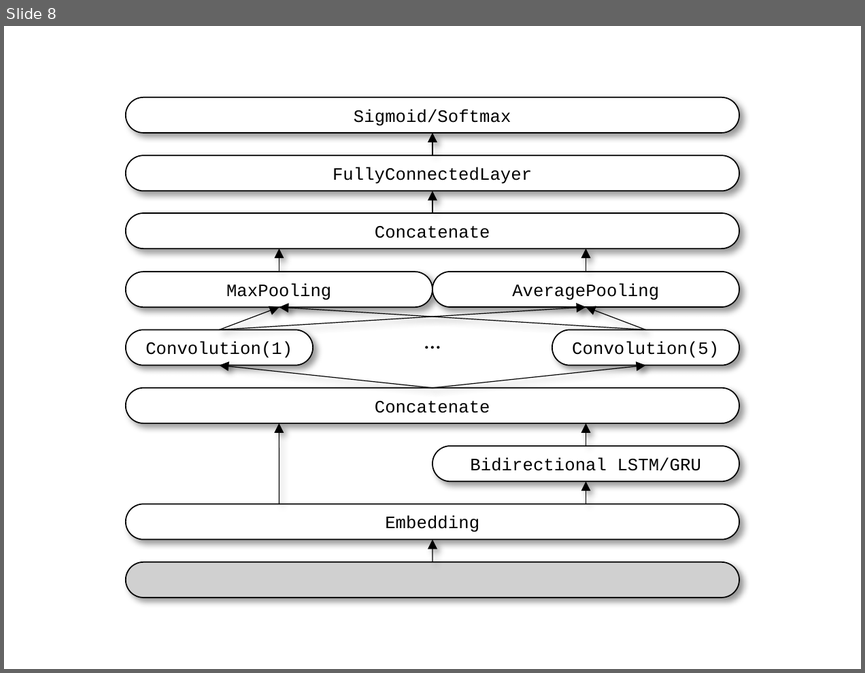
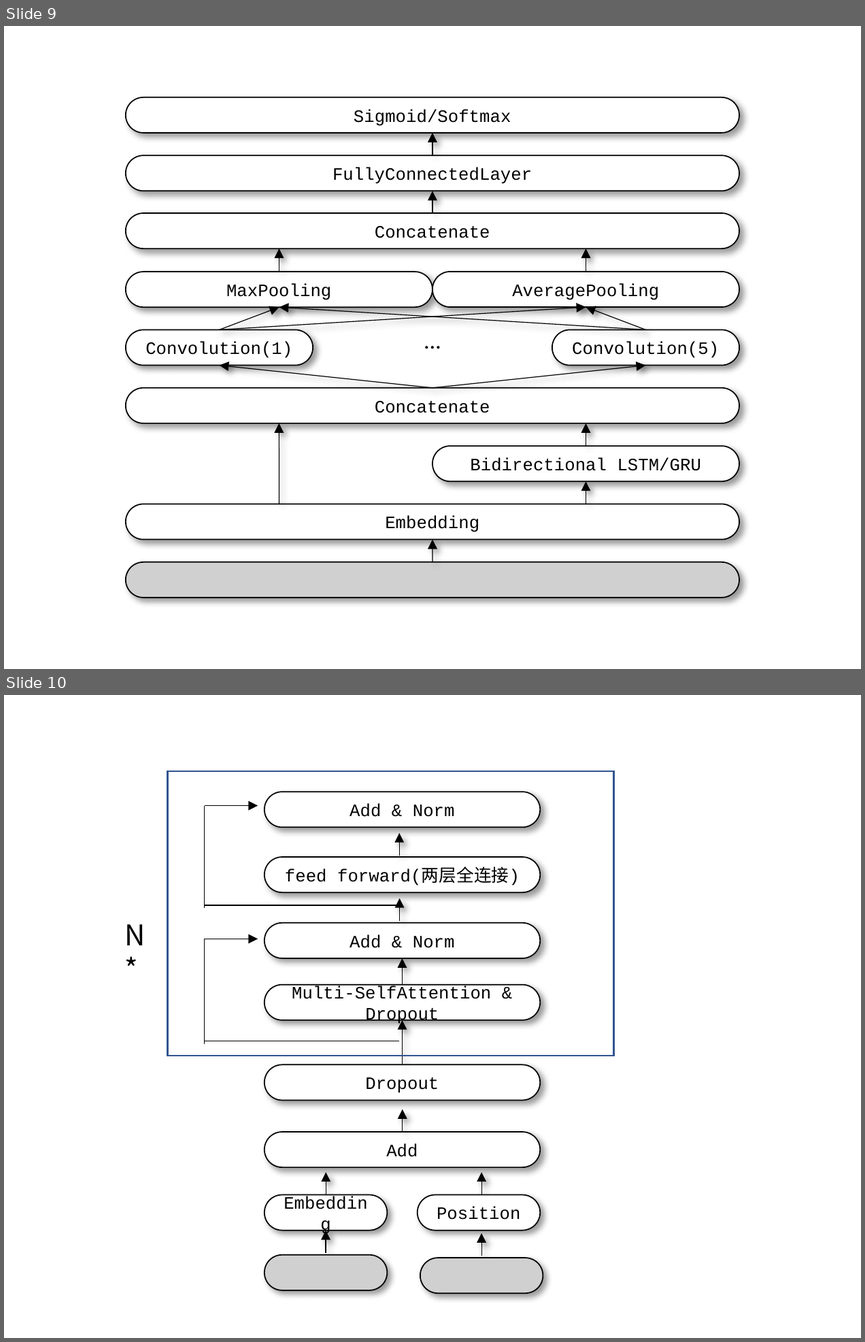
Before and after one commit to zdqzyx/zdqzyx.github.io, a slide deck: images/text_classification_images/figures.pptx. Shown one above the other, each under a label of ours: slide 8 before the commit, slides 9 and 10 after it. The pictures are 865x673 and 865x1342 pixels, drawn with LibreOffice and Linux fonts; fonts in the diff are those of the drawing; grey boxes stand for pictures. Boxes give left, top, right and bottom in pixels: in the first picture for what was removed or moved away, otherwise in the second. Text is boxed around its words. In the diff, an @@ line names an element or a change of style, - is before the commit and + after.

```diff
--- a/images/text_classification_images/figures.pptx
+++ b/images/text_classification_images/figures.pptx
@@ slide 10 added at bbox=[4, 695, 861, 1338], background #FFFFFF @@
@@ rectangle added at bbox=[167, 772, 613, 1056], outline #325491 1 pt @@
@@ rounded rectangle added at bbox=[264, 792, 540, 828], fill #FFFFFF, outline #000000 0.75 pt, 11 pt, text #000000 @@
+Add & Norm
@@ line added from (205, 907) to (205, 806), #000000 0.5 pt @@
@@ arrow added from (205, 806) to (258, 806), #000000 0.5 pt @@
@@ arrow added from (399, 856) to (399, 833), #000000 0.5 pt @@
@@ rounded rectangle added at bbox=[264, 858, 540, 893], fill #FFFFFF, outline #000000 0.75 pt, 11 pt, text #000000 @@
+feed forward(两层全连接)
@@ arrow added from (399, 921) to (399, 898), #000000 0.5 pt @@
@@ line added from (399, 905) to (205, 905), #000000 0.5 pt @@
@@ text added at bbox=[124, 924, 145, 945], 18 pt, text #000000 @@
+N*
@@ line added from (205, 1043) to (205, 938), #000000 0.5 pt @@
@@ arrow added from (205, 938) to (258, 938), #000000 0.5 pt @@
@@ rounded rectangle added at bbox=[264, 922, 540, 957], fill #FFFFFF, outline #000000 0.75 pt, 11 pt, text #000000 @@
+Add & Norm
@@ arrow added from (402, 984) to (402, 957), #000000 0.5 pt @@
@@ rounded rectangle added at bbox=[264, 984, 540, 1019], fill #FFFFFF, outline #000000 0.75 pt, 11 pt, text #000000 @@
+Multi-SelfAttention & Dropout
@@ arrow added from (402, 1064) to (402, 1019), #000000 0.5 pt @@
@@ line added from (399, 1041) to (205, 1041), #000000 0.5 pt @@
@@ rounded rectangle added at bbox=[264, 1064, 540, 1100], fill #FFFFFF, outline #000000 0.75 pt, 11 pt, text #000000 @@
+Dropout
@@ arrow added from (402, 1132) to (402, 1108), #000000 0.5 pt @@
@@ rounded rectangle added at bbox=[264, 1132, 540, 1167], fill #FFFFFF, outline #000000 0.75 pt, 11 pt, text #000000 @@
+Add
@@ arrow added from (326, 1194) to (326, 1172), #000000 0.5 pt @@
@@ arrow added from (481, 1194) to (481, 1172), #000000 0.5 pt @@
@@ rounded rectangle added at bbox=[264, 1194, 387, 1229], fill #FFFFFF, outline #000000 0.75 pt, 11 pt, text #000000 @@
+Embedding
@@ rounded rectangle added at bbox=[417, 1194, 540, 1229], fill #FFFFFF, outline #000000 0.75 pt, 11 pt, text #000000 @@
+Position
@@ arrow added from (326, 1253) to (326, 1229), #000000 0.5 pt @@
@@ arrow added from (481, 1256) to (481, 1233), #000000 0.5 pt @@
@@ picture added at bbox=[264, 1255, 387, 1290] @@
@@ picture added at bbox=[420, 1257, 542, 1293] @@
@@ what was slide 8 is now slide 9 @@
```
Also in this commit, not shown: 1 other slide added, 30 other files.
